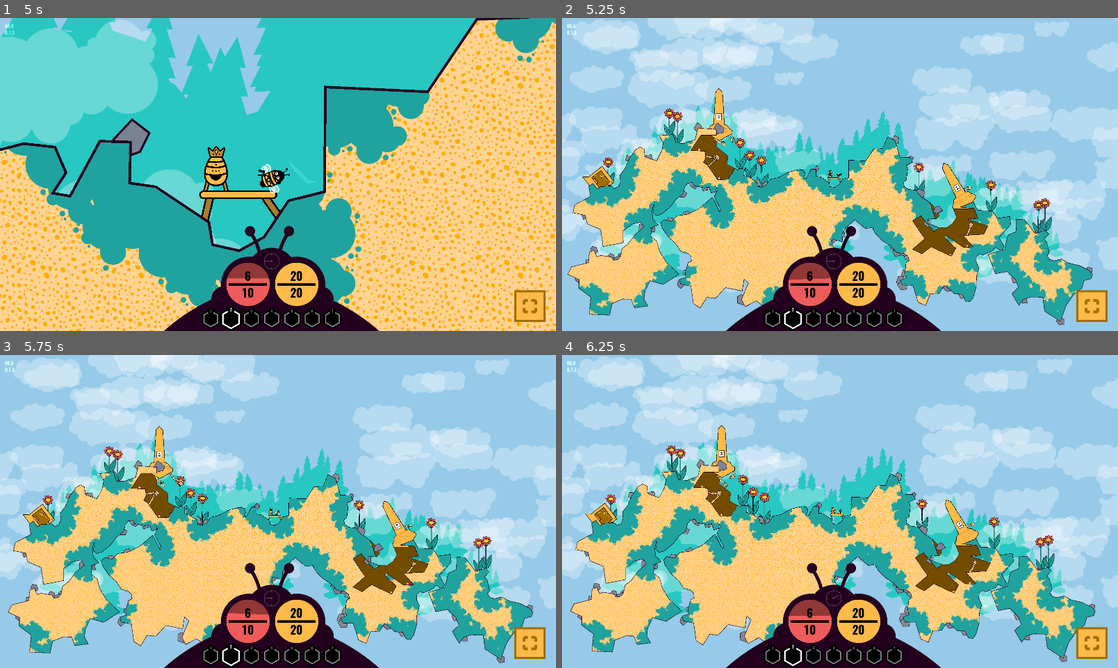
Above: before the commit, frames 1-4 (two rows, left to right).
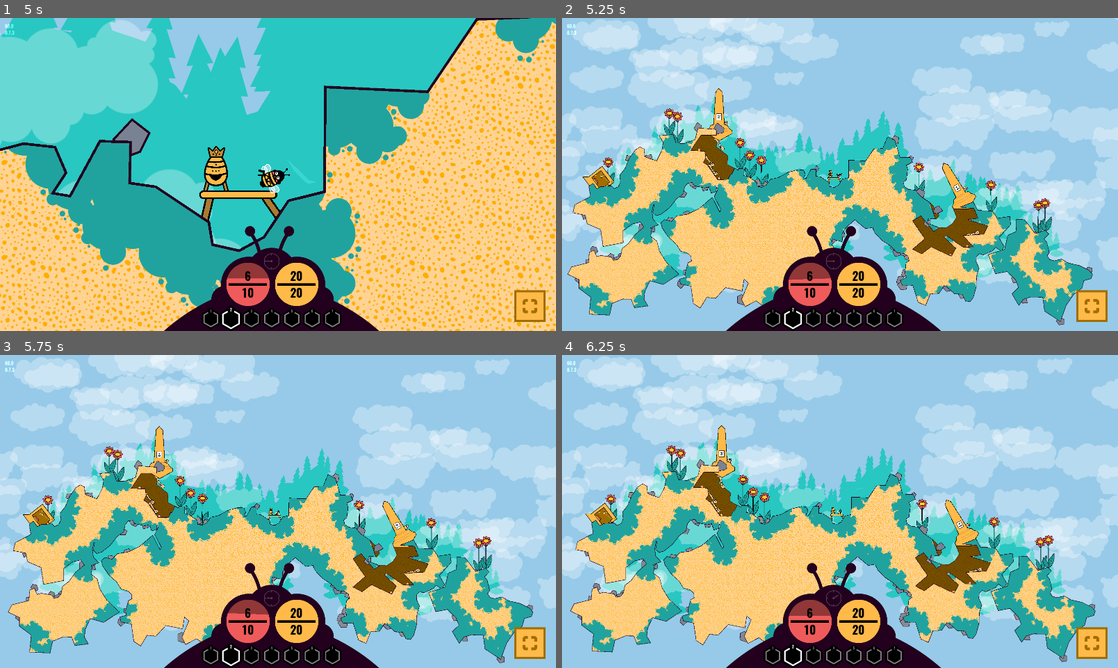
Above: after the commit, the same moments.

Repository: anttihaavikko/slumgum-waggle-dance
Game: Godot game, scene res://Scenes/main.tscn
Two runs of this game, one before a commit and one after it. Both use one fixed random seed, a clock stepped at 60 frames per second and the inputs below. The engine's default icon, where the game draws it, is replaced by a stand-in: a white triangle on a blue panel in a dark square. Sound files missing from this copy of the repository are replaced by a short silence.
Inputs (mouse positions are in pixels of both pictures, inside the frame that each line leads up to):
- Up to frame 1 (5 s): tap Enter at 0.5 s; move the mouse to (16, 27) at 0.52 s; hold D (right) 0.53-1.28 s; right-click (16, 27) at 0.6 s; click (16, 27) at 0.67 s; move the mouse to (22, 33) at 1.27 s; hold S (brake) 1.28-2.03 s; tap Middle mouse button (middle) at 1.35 s; click (22, 33) at 1.42 s; move the mouse to (333, 105) at 2.02 s; hold D (right) 2.03-2.78 s; click (333, 105) at 2.1 s; move the mouse to (250, 237) at 2.77 s; hold W (accelerate) 2.78-3.53 s; tap Shift (shift) at 2.85 s; click (250, 237) at 2.92 s; move the mouse to (444, 221) at 3.52 s; hold A (left) from 3.53 s (still down); tap 1 (slot_1) at 3.6 s; move the mouse to (111, 127) at 4.27 s; tap 2 (slot_2) at 4.35 s
- Up to frame 2 (5.25 s): move the mouse to (867, 174) at 5.02 s; release A (left) at 5.03 s; hold S (brake) from 5.03 s (still down); tap Z at 5.1 s; click (867, 174) at 5.17 s
- Up to frame 3 (5.75 s): keep holding S (brake)
- Up to frame 4 (6.25 s): move the mouse to (756, 433) at 5.77 s; release S (brake) at 5.78 s; hold D (right) from 5.78 s (still down); tap P at 5.85 s

Frame 1 is identical in both runs. In frame 2, 0.2% of the frame differs, in the area x 25-76%, y 32-70%; in frame 3, 0.2%, in the area x 26-76%, y 33-70%; in frame 4, 0.2%.

Commit message:
Limit worm moving to radius

Diff:
--- a/Scripts/worm.gd
+++ b/Scripts/worm.gd
@@ -45,6 +45,7 @@
 	return Vector2.UP.rotated(head.global_rotation)
 
 func _physics_process(delta: float) -> void:
+	if global_position.distance_to(Main.bee_pos()) > 4000: return
 	time += delta
 	var dir = (target.global_position - global_position).normalized() if target else Vector2.UP.rotated(rotation)
 	var mod = 1.0 + abs(sin(time))
